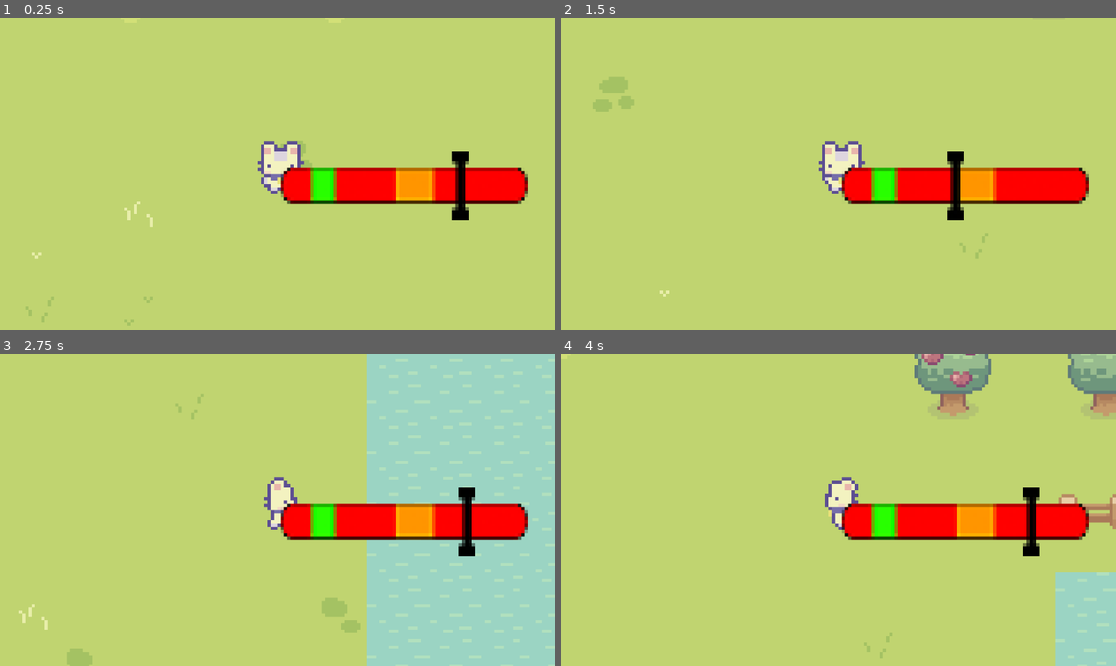
Above: before the commit, frames 1-4 (two rows, left to right).
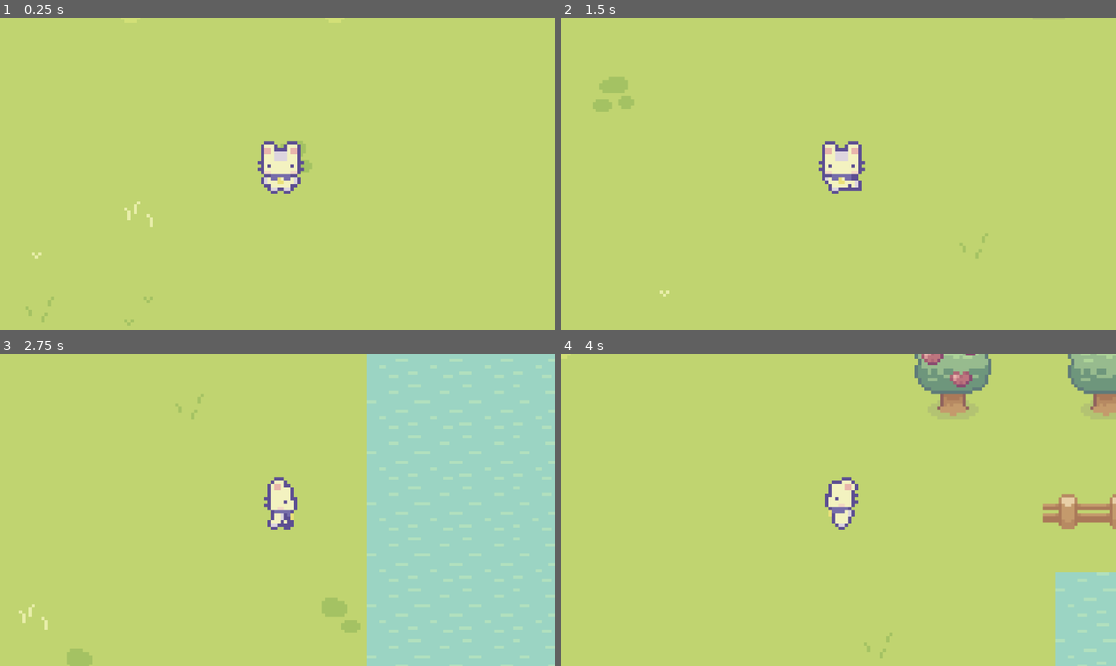
Above: after the commit, the same moments.

Repository: johnf008/Campfire-Project-One
Game: Godot game, scene res://main.tscn
Same seed, same stepped clock (60 frames per second), same inputs: the game is played once before the commit and once after it.
Inputs:
- Up to frame 1 (0.25 s): no input
- Up to frame 2 (1.5 s): tap Enter (ui_accept) at 0.5, 0.77 s; hold D (right) 0.53-1.28 s; tap Alt at 0.6 s; hold S (down) from 1.28 s (still down); tap Shift at 1.35 s
- Up to frame 3 (2.75 s): tap Enter (ui_accept) at 1.52 s; release S (down) at 2.03 s; hold D (right) from 2.03 s (still down); tap Alt at 2.1 s
- Up to frame 4 (4 s): release D (right) at 2.78 s; hold Space (up) 2.78-3.53 s; tap Shift at 2.85 s; tap Enter (ui_accept) at 3.02, 3.77 s; hold A (left) from 3.53 s (still down); tap Alt at 3.6 s

The runs differ from the first frame. In frame 1, 5.5% of the frame differs, in the area x 50-96%, y 42-65%; in frame 2, 5.5%; in frame 3, 5.5%; in frame 4, 5.5%.

Commit message:
The event bar now only appears when the user goes to the lake

Diff:
--- a/character_body_2d.gd
+++ b/character_body_2d.gd
@@ -3,8 +3,10 @@
 const MAX_SPEED = 100
 var last_direction := Vector2(1,0)
 var fishing_ability = false
+@export var event_bar: TextureRect
 
 var wait_for_me = 0
+
 func _physics_process(delta):
 	var direction = Input.get_vector("left", "right", "up", "down")
 	velocity = direction * MAX_SPEED
@@ -30,6 +32,9 @@
 func _on_area_2d_body_entered(body: Node2D) -> void:
 	if is_in_group("player_and_lake") and wait_for_me != 0:
 		fishing_ability = true
+		event_bar.visible = true
+
 	wait_for_me += 1
 func _on_area_2d_body_exited(body: Node2D) -> void:
 	fishing_ability = false
+	event_bar.visible = false
--- a/event_bar.gd
+++ b/event_bar.gd
@@ -24,15 +24,15 @@
 	start()
 
 func start():
-	var end_center_offset = Vector2((size.x), (size.y ) / 2)
+	var end_center_offset = Vector2(size.x, size.y / 2)
 	var indicator_ceter_off_set = indicator.size / 2
 
-	indicator.global_position = global_position + end_center_offset - indicator_ceter_off_set
+	indicator.position = end_center_offset - indicator_ceter_off_set
 
 func _process(delta: float) -> void:
-	indicator.global_position.x -= (size.x) / duration * delta
+	indicator.position.x -= size.x / duration * delta
 
-	if indicator.global_position.x < x_end_position:
+	if indicator.position.x < -indicator.size.x / 2:
 		_finish(true)
 
 func _input(_event: InputEvent) -> void:
@@ -62,7 +62,7 @@
 
 
 func _in_range(event_range: Vector2):
-	var indicator_position = indicator.global_position.x + (indicator.size.x) / 2 - global_position.x
+	var indicator_position = indicator.position.x + indicator.size.x / 2
 
 	if indicator_position >= event_range.x and indicator_position <= event_range.y:
 		return true
--- a/main.tscn
+++ b/main.tscn
@@ -328,11 +328,12 @@
 tile_map_data = PackedByteArray("AAAWAAwAAAABAAAAAAAkABUAAAACAAMAAAAlABUAAAACAAMAAAAmABUAAAACAAMAAAAnABUAAAACAAMAAAAoAB …(496 unchanged characters)…
 tile_set = SubResource("TileSet_4c57u")
 
-[node name="CharacterBody2D" type="CharacterBody2D" parent="Game" unique_id=805860621 groups=["player_and_lake"]]
+[node name="CharacterBody2D" type="CharacterBody2D" parent="Game" unique_id=805860621 node_paths=PackedStringArray("event_bar") groups=["player_and_lake"]]
 z_index = -1
 y_sort_enabled = true
 position = Vector2(166, 521)
 script = ExtResource("1_h2yge")
+event_bar = NodePath("Sprite2D/EventBar")
 
 [node name="Sprite2D" type="Sprite2D" parent="Game/CharacterBody2D" unique_id=209450738]
 z_index = 1
@@ -351,6 +352,11 @@
 libraries/ = SubResource("AnimationLibrary_dg77c")
 
 [node name="EventBar" parent="Game/CharacterBody2D/Sprite2D" unique_id=1056787209 instance=ExtResource("9_4c57u")]
+visible = false
+offset_left = -35.806435
+offset_top = -21.290312
+offset_right = 39.193565
+offset_bottom = -10.290312
 
 [node name="CollisionShape2D" type="CollisionShape2D" parent="Game/CharacterBody2D" unique_id=1224326413]
 position = Vector2(242.5, -181.5)
